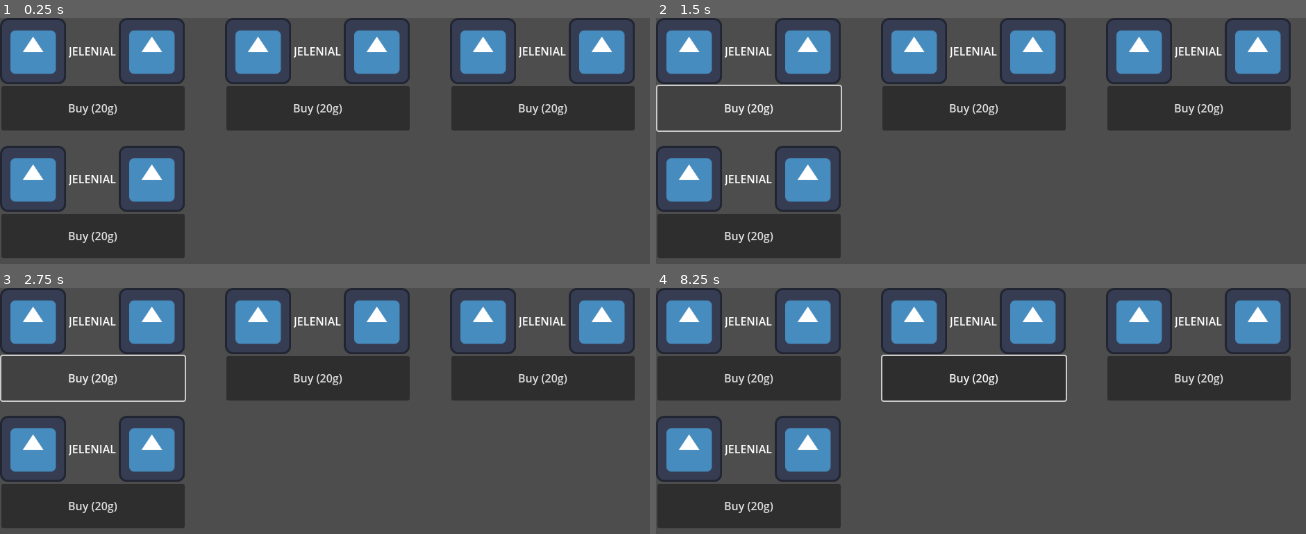
Above: before the commit, frames 1-4 (two rows, left to right).
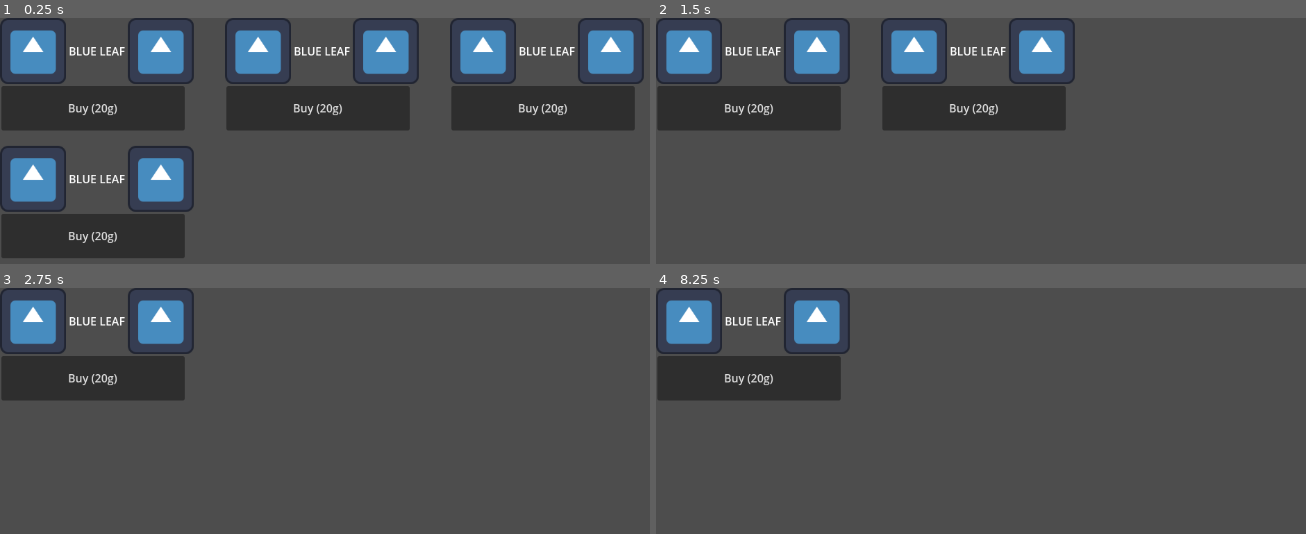
Above: after the commit, the same moments.

Repository: Gutek8134/poison-craft
Game: Godot game, scene res://scenes/levels/shop.tscn
The game is run twice, just before and just after one commit, with the same random seed, the same clock (stepped at 60 frames per second) and the same inputs. The project has no main scene, so this scene is started directly. The engine's default icon, where the game draws it, is replaced by a stand-in: a white triangle on a blue panel in a dark square.
Inputs (mouse positions are in pixels of both pictures, inside the frame that each line leads up to):
- Up to frame 1 (0.25 s): no input
- Up to frame 2 (1.5 s): click "Buy (20g)" at 0.5 s; click "Buy (20g)" at 1.25 s
- Up to frame 3 (2.75 s): click "Buy (20g)" at 2 s
- Up to frame 4 (8.25 s): tap Enter at 2.75, 4.25, 5.75 s; move the mouse to (1234, 489) at 2.77 s; hold Shift 2.78-3.5 s; click (1234, 489) at 2.92 s; tap Space at 3.5, 5, 6.5 s; drag from (outside the picture) to (outside the picture) at 3.52 s; move the mouse to (1137, 413) at 4.27 s; hold Shift 4.28-5 s; click (1137, 413) at 4.42 s; drag from (outside the picture) to (818, 445) at 5.02 s; move the mouse to (outside the picture) at 5.77 s; hold Shift 5.78-6.5 s; click (outside the picture) at 5.92 s; drag from (818, 445) to (935, 401) at 6.52 s; move the mouse to (1098, 511) at 7.27 s; hold Shift 7.28-8 s; click (1098, 511) at 7.42 s; drag from (935, 401) to (outside the picture) at 8.02 s

The runs differ from the first frame. In frame 1, 5.0% of the frame differs, in the area x 10-100%, y 0-79%; in frame 2, 20%; in frame 3, 27%, in the area x 0-98%, y 0-98%; in frame 4, 27%.

Commit message:
basic shop frontend

Diff:
--- a/scenes/prefabs/ui/shop_item.tscn
+++ b/scenes/prefabs/ui/shop_item.tscn
@@ -1,20 +1,24 @@
-[gd_scene load_steps=2 format=3 uid="uid://drjqsug8tgsxf"]
+[gd_scene load_steps=3 format=3 uid="uid://drjqsug8tgsxf"]
 
 [ext_resource type="Texture2D" uid="uid://3ugdclamlyxd" path="res://icon.svg" id="1_3gnhr"]
+[ext_resource type="Script" path="res://scripts/shop_item.gd" id="1_71ygj"]
 
 [node name="ShopItem" type="Control"]
 custom_minimum_size = Vector2(320, 180)
 layout_mode = 3
 anchor_right = 0.276
 anchor_bottom = 0.335
-offset_right = 0.0479736
+offset_left = -1.0
+offset_right = 1.048
 offset_bottom = -0.0800018
 grow_horizontal = 2
 grow_vertical = 2
+script = ExtResource("1_71ygj")
+ingredient_name = "Blue Leaf"
 
 [node name="IngredientRepresentation" type="FlowContainer" parent="."]
 layout_mode = 0
-offset_right = 266.0
+offset_right = 287.0
 offset_bottom = 122.0
 
 [node name="IngredientSymbol" type="TextureRect" parent="IngredientRepresentation"]
@@ -31,7 +35,7 @@
 [node name="IngredientName" type="RichTextLabel" parent="IngredientRepresentation/VBoxContainer"]
 layout_mode = 2
 bbcode_enabled = true
-text = "[center]JELENIAL"
+text = "[center]BLUE LEAF"
 fit_content = true
 scroll_active = false
 autowrap_mode = 0
@@ -50,3 +54,5 @@
 offset_right = 266.0
 offset_bottom = 162.0
 text = "Buy (20g)"
+
+[connection signal="pressed" from="Button" to="." method="_on_buy"]
--- a/scripts/dataclasses/ingredient_table.gd
+++ b/scripts/dataclasses/ingredient_table.gd
@@ -2,7 +2,7 @@
 
 extends Resource
 
-## key(ingredient name) : Ingredient
+## key(ingredient name) : Ingredient composition (dictionary)
 @export var data: Dictionary = {}
 @export var name: String
 
--- a/scripts/ingredient.gd
+++ b/scripts/ingredient.gd
@@ -25,6 +25,8 @@
 var __container_show_timer: SceneTreeTimer
 var __container_hide_timer: SceneTreeTimer
 var __container_position_offset: Vector2
+var __minimum_force_vector: Vector2
+var __maximum_force_vector: Vector2
 
 var split_slider_scene := preload("res://scenes/prefabs/ui/split_slider.tscn")
 
@@ -33,6 +35,8 @@
 	mass = amount / 1000.
 	gravity_scale = _gravity_scale
 	normalize_composition()
+	__minimum_force_vector = Vector2(_minimum_force, _minimum_force)
+	__maximum_force_vector = Vector2(_maximum_force, _maximum_force)
 	for substance_name: String in composition:
 		container.add_substance(data_table.data[substance_name], amount * composition[substance_name] / 100)
 
@@ -41,9 +45,7 @@
 		var dragging_vector = (get_global_mouse_position() - global_position)
 		dragging_vector.x = dragging_vector.x * abs(dragging_vector.x)
 		dragging_vector.y = dragging_vector.y * abs(dragging_vector.y)
-		var minimum_force_vector := Vector2(_minimum_force, _minimum_force)
-		var maximum_force_vector := Vector2(_maximum_force, _maximum_force)
-		apply_force((dragging_vector * mass * _force_scale - linear_velocity * _velocity_damp_scale * sqrt(mass)).clamp(minimum_force_vector, maximum_force_vector))
+		apply_force((dragging_vector * mass * _force_scale - linear_velocity * _velocity_damp_scale * sqrt(mass)).clamp(__minimum_force_vector, __maximum_force_vector))
 
 func _unhandled_input(event: InputEvent) -> void:
 	if event is InputEventMouseButton and __dragging:
--- a/scripts/inventory_manager.gd
+++ b/scripts/inventory_manager.gd
@@ -1,5 +1,6 @@
 extends Node
 
+@onready var gold: int = 100
 ## key: string (ingredient name) = int (amount in inventory)
 @onready var inventory: Dictionary = {}
 @onready var ingredient_table := IngredientDataTable.factory()
@@ -29,3 +30,11 @@
 
     inventory[ingredient_name] -= amount
     print(inventory)
+
+func add_gold(amount: int):
+    gold += amount
+    print(gold)
+
+func remove_gold(amount: int):
+    gold -= amount
+    print(gold)
--- /dev/null
+++ b/scripts/shop_item.gd
@@ -0,0 +1,24 @@
+extends Control
+
+@export var price: int = 20
+@export var ingredient_name: String
+## In grams
+@export var ingredient_weight: int = 100
+@export var amount_left: int = 1
+@export var infinite_supply: bool = false
+
+func _on_buy() -> void:
+    if InventoryManager.gold < price:
+        return
+
+    InventoryManager.gold -= price
+    InventoryManager.add_to_inventory(ingredient_name, ingredient_weight)
+
+    amount_left -= ingredient_weight
+
+    if infinite_supply:
+        return
+
+    amount_left -= 1
+    if amount_left <= 0:
+        queue_free()
